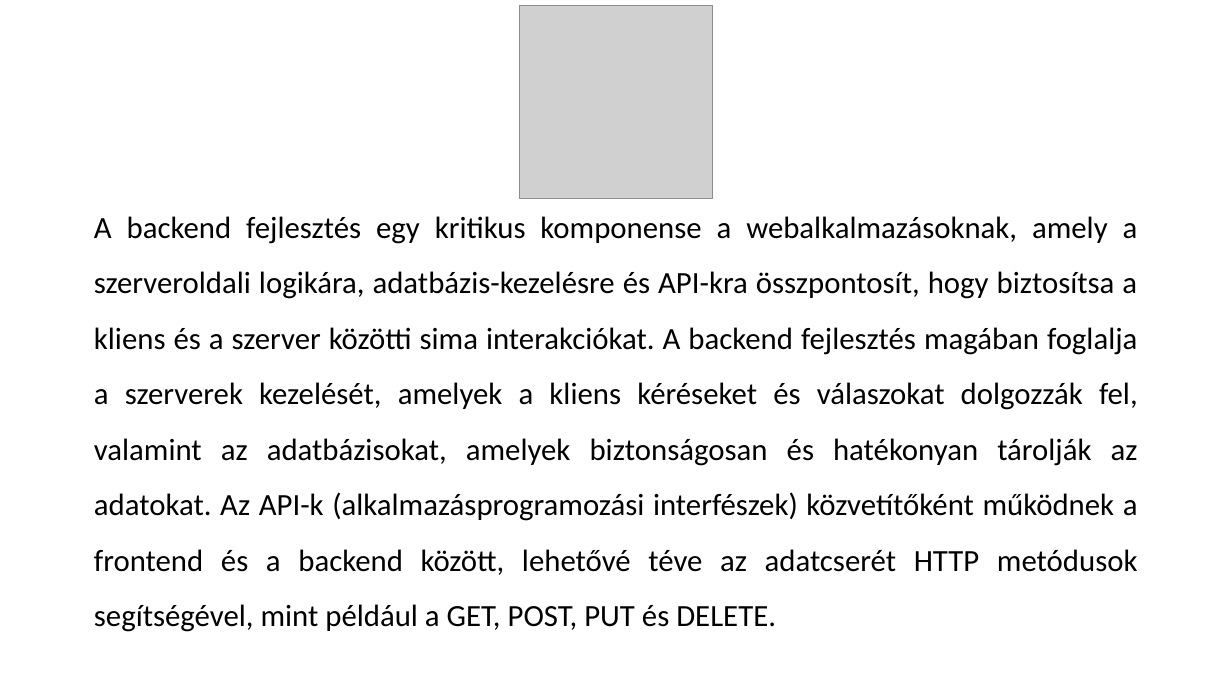
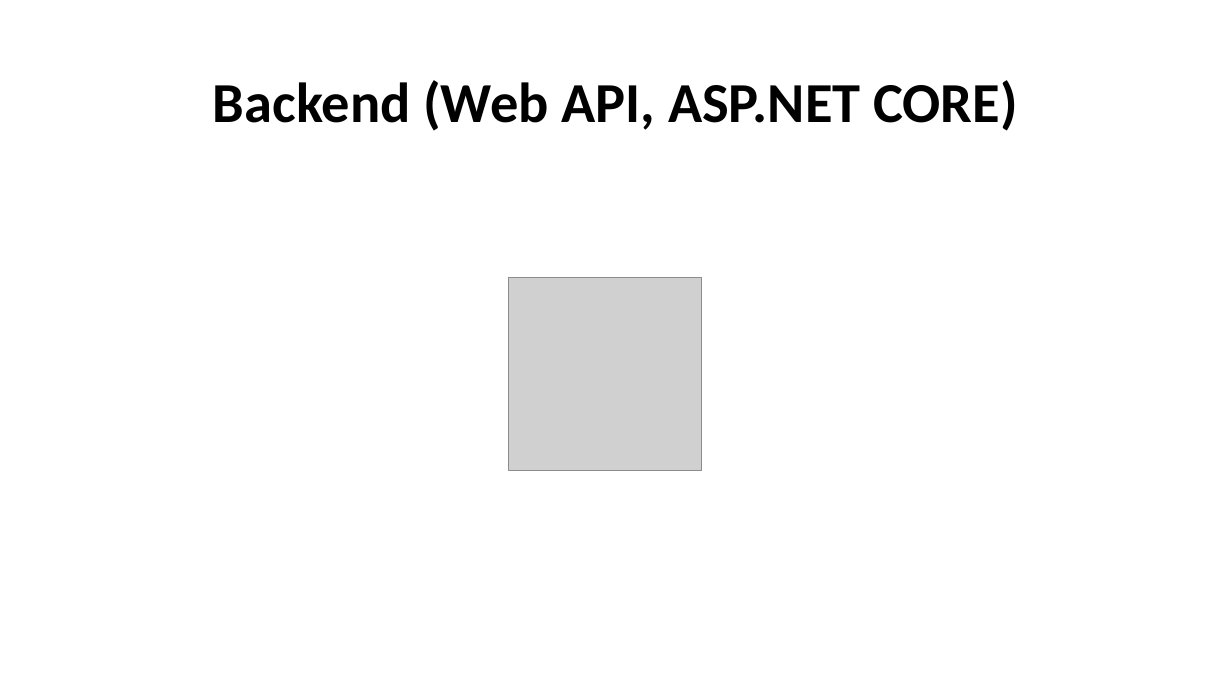
Before and after one commit to KaranyiczGabor/Vizsgaremek, a slide deck: slide 4 of IQInfinity.pptx (slide 5 before the commit). Drawn at 1232x693 pixels with LibreOffice and Linux fonts; fonts in the diff are those of the drawing; grey boxes stand for pictures. Boxes give left, top, right and bottom in pixels: in the first picture for what was removed or moved away, otherwise in the second. Text is boxed around its words. In the diff, an @@ line names an element or a change of style, - is before the commit and + after.

```diff
--- a/IQInfinity.pptx
+++ b/IQInfinity.pptx
@@ title added at box(213, 80, 1017, 131), 44 pt, text #000000, bold @@
+Backend (Web API, ASP.NET CORE)
@@ text removed at box(94, 216, 1138, 632) @@
-A backend fejlesztés egy kritikus komponense a webalkalmazásoknak, amely a szerveroldali logikára, adatbázis-kezelésre és API-kra összpontosít, hogy biztosítsa a kliens és a szerver közötti sima interakciókat. A backend fejlesztés magában foglalja a szerverek kezelését, amelyek a kliens kéréseket és válaszokat dolgozzák fel, valamint az adatbázisokat, amelyek biztonságosan és hatékonyan tárolják az adatokat. Az API-k (alkalmazásprogramozási interfészek) közvetítőként működnek a frontend és a backend között, lehetővé téve az adatcserét HTTP metódusok segítségével, mint például a GET, POST, PUT és DELETE.
@@ picture: place and size @@
-picture at box(519, 6, 712, 198)
+picture at box(509, 277, 701, 470)
```
Also in this commit, not shown: 1 other slide changed, 4 slides added, 3 slides removed.
